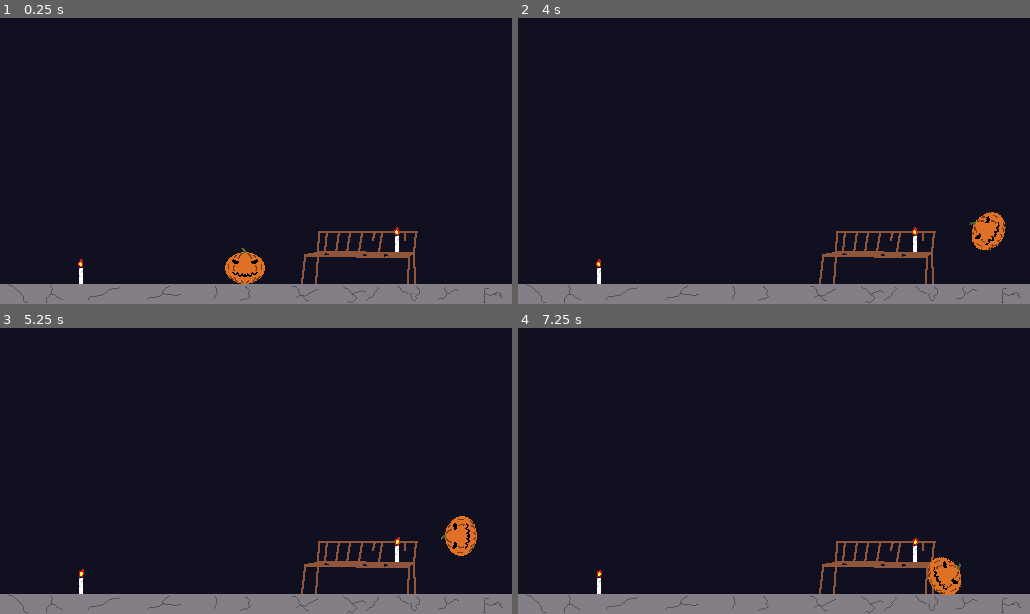
Above: before the commit, frames 1-4 (two rows, left to right).
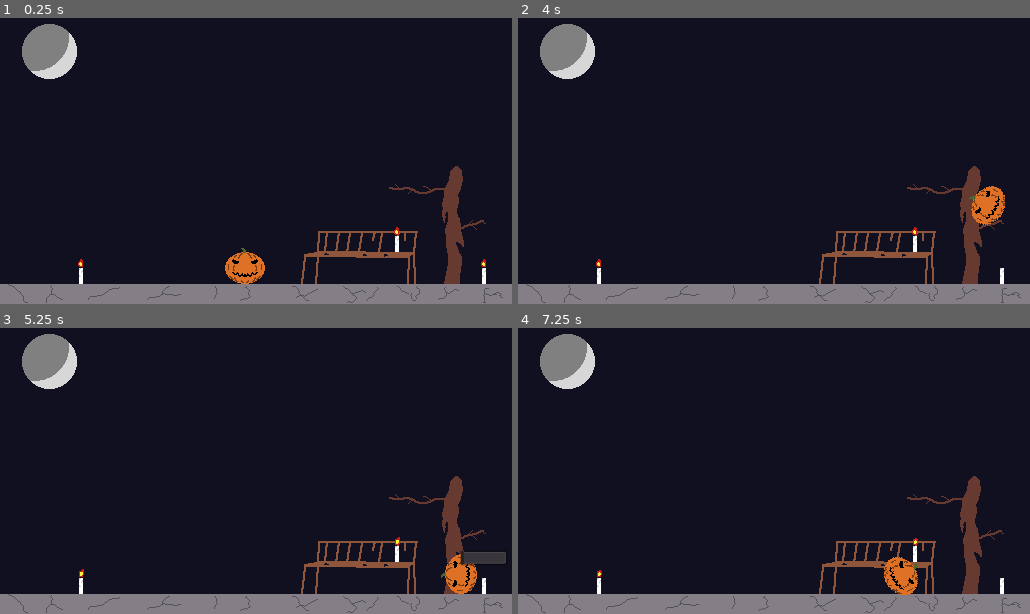
Above: after the commit, the same moments.

Repository: PietroCarrara/trijam-143
Game: Godot game, scene res://scenes/MainScene.tscn
The game is run twice, just before and just after one commit, with the same random seed, the same clock (stepped at 60 frames per second) and the same inputs.
Inputs:
- Up to frame 1 (0.25 s): no input
- Up to frame 2 (4 s): hold Space (fix) 0.53-1.28 s; hold Right (right) 0.53-2.03 s; tap Up (jump) at 0.77, 1.52, 3.02, 3.77 s; tap Space (fix) at 1.35, 2.85 s; hold Left (left) 2.03-2.78 s; hold Space (fix) 2.03-2.78 s; hold Right (right) from 2.78 s (still down); hold Space (fix) from 3.53 s (still down)
- Up to frame 3 (5.25 s): release Right (right) at 4.28 s; release Space (fix) at 4.28 s; hold Left (left) 4.28-5.03 s; tap Space (fix) at 4.35 s; tap Up (jump) at 4.52 s; hold Right (right) from 5.03 s (still down); hold Space (fix) from 5.03 s (still down)
- Up to frame 4 (7.25 s): release Right (right) at 5.78 s; release Space (fix) at 5.78 s; hold Left (left) from 5.78 s (still down); tap Space (fix) at 5.85 s; tap Up (jump) at 6.02, 6.77 s; hold Space (fix) from 6.53 s (still down)

The runs differ from the first frame. In frame 1, 3.0% of the frame differs, in the area x 4-95%, y 2-94%; in frame 2, 3.9%; in frame 3, 4.0%; in frame 4, 4.3%.

Commit message:
Add tree, make platforms one-way

Diff:
--- a/scenes/MainScene.tscn
+++ b/scenes/MainScene.tscn
@@ -10,6 +10,12 @@
 
 [sub_resource type="RectangleShape2D" id=2]
 extents = Vector2( 52.2704, 1.70972 )
+
+[sub_resource type="RectangleShape2D" id=3]
+extents = Vector2( 25.4361, 1.35272 )
+
+[sub_resource type="RectangleShape2D" id=4]
+extents = Vector2( 12.269, 2.28297 )
 
 [node name="Node2D" type="Node2D"]
 script = ExtResource( 3 )
@@ -40,11 +46,36 @@
 [node name="Bench" type="StaticBody2D" parent="."]
 position = Vector2( 358.278, 250.106 )
 __meta__ = {
-"_edit_group_": true
+"_edit_lock_": true
 }
 
 [node name="CollisionShape2D" type="CollisionShape2D" parent="Bench"]
 shape = SubResource( 2 )
+one_way_collision = true
+
+[node name="BranchHigh" type="StaticBody2D" parent="."]
+position = Vector2( 416.314, 186.353 )
+__meta__ = {
+"_edit_lock_": true
+}
+
+[node name="CollisionShape2D" type="CollisionShape2D" parent="BranchHigh"]
+shape = SubResource( 3 )
+one_way_collision = true
+
+[node name="BranchLow" type="StaticBody2D" parent="."]
+position = Vector2( 471.622, 221.623 )
+__meta__ = {
+"_edit_lock_": true
+}
+
+[node name="CollisionShape2D" type="CollisionShape2D" parent="BranchLow"]
+position = Vector2( 1.83539, 0 )
+shape = SubResource( 4 )
+one_way_collision = true
+__meta__ = {
+"_edit_group_": true
+}
 
 [node name="Candle" parent="." groups=[
 "Candles",
@@ -55,3 +86,8 @@
 "Candles",
 ] instance=ExtResource( 2 )]
 position = Vector2( 80.5811, 264.99 )
+
+[node name="Candle3" parent="." groups=[
+"Candles",
+] instance=ExtResource( 2 )]
+position = Vector2( 483.904, 264.779 )
--- a/scenes/Player.gd
+++ b/scenes/Player.gd
@@ -11,7 +11,7 @@
 var candles = []
 var movement = Vector2()
 
-func _process(delta):
+func _process(_delta):
 	if Input.is_action_pressed("fix"):
 		for candle in candles:
 			candle.startFixing()
@@ -35,8 +35,8 @@
 	else:
 		movement.y += GRAV*delta
 
+	movement = move_and_slide(movement, Vector2.UP)
 	sprite.rotation += (movement.x/SPEED)*2*PI*delta
-	move_and_slide(movement, Vector2.UP)
 
 func canFix(candle: Candle):
 	candles.append(candle)
Binary file changed: res/background.aseprite
Binary file changed: res/background.png
Not shown: 1 places in scenes/MainScene.tscn that only renumber resources
